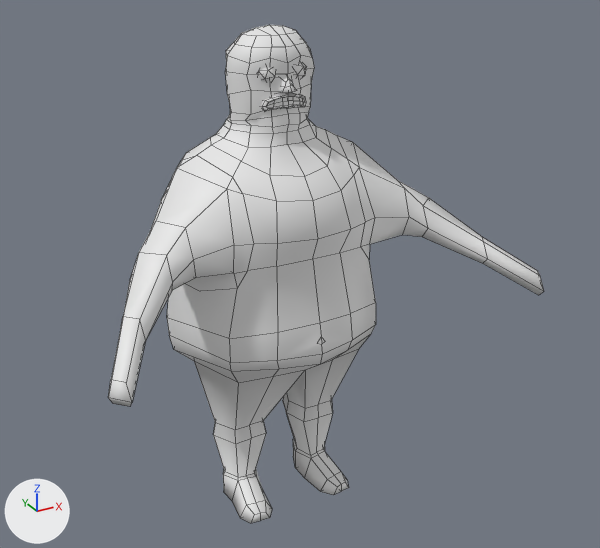
What one commit did to the FBX model Assets/Visuals/Models/Human.fbx.
Camera for both pictures: a 50 mm camera at (-5.2, -10.32, 8.78) aimed at (0.14, -0.6, 3.92). The axes (+X, +Y, +Z) are drawn at lower left. The lights are the same throughout. Mesh edges are drawn as thin lines. Where no turn or scale is listed for an object, it has been applied to the vertices.

Script lines for the objects in view, before the commit:
```python
me_cube_006 = bpy.data.meshes.new('Cube.006')
me_cube_006.from_pydata(...)  # 515 vertices, 524 faces; spans x -3.24..3.24, y -2.55..1.52, z 0.01..7.36
ob_human = bpy.data.objects.new('Human', me_cube_006)
ob_human.location = (0.0, 0.0, 0.0)
```
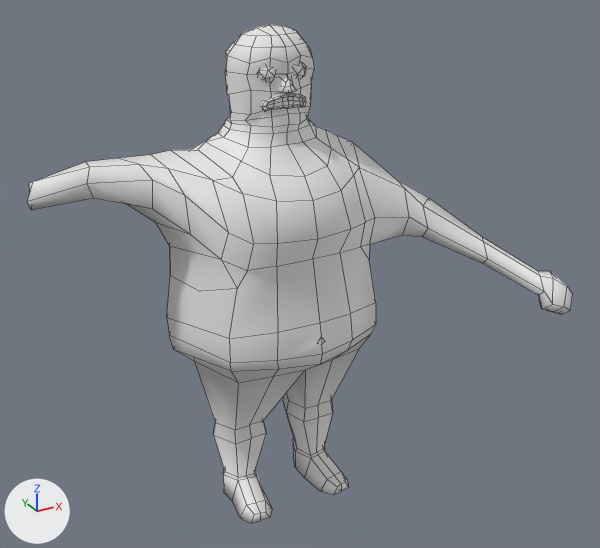
The change, as JSON lines over the scene's bpy script:
```json
{"block": "me_cube_006", "where": "# used by ob_human; location = (0.0, 0.0, 0.0)"}
{"op": "remove", "block": "me_cube_006", "code": "me_cube_006.from_pydata(...)  # 515 vertices, 524 faces; spans x -3.24..3.24, y -2.55..1.52, z 0.01..7.36"}
{"op": "add", "block": "me_cube_006", "code": "me_cube_006.from_pydata(...)  # 533 vertices, 542 faces; spans x -3.42..3.53, y -2.87..1.52, z 0.01..7.36"}
{"block": "me_cube_006", "change": "me_cube_006 part 1"}
{"block": "me_cube_006", "change": "7 vertices are removed from x -3.24..-2.82, y -2.55..-1.51, z 3.67..4.08"}
{"block": "me_cube_006", "change": "10 faces are deleted"}
{"block": "me_cube_006", "change": "29 vertices move from x -2.77..-0.65, y -1.81..1.11, z 3.97..5.9 to x -2.65..-0.62, y -0.91..1.15, z 4.51..5.9"}
{"block": "me_cube_006", "change": "7 vertices are added at x -3.42..-2.58, y 0.0..0.44, z 5.3..5.65"}
{"block": "me_cube_006", "change": "10 new faces join them"}
{"block": "me_cube_006", "change": "me_cube_006 part 2"}
{"block": "me_cube_006", "change": "2 faces are deleted"}
{"block": "me_cube_006", "change": "18 vertices are added at x 3.01..3.53, y -2.87..-2.29, z 3.37..3.99"}
{"block": "me_cube_006", "change": "20 new faces join them"}
```

Changed parts and their boxes (x1, y1, x2, y2) in the pictures (600 x 548 px; the box of a moved part takes in the faces that stretch with it):
```json
{"object": "Human", "change": "reshaped", "before": [108, 25, 544, 523], "after": [27, 25, 573, 523], "on screen": "25% wider"}
{"part": 1, "of": "me_cube_006", "change": "moved or reshaped", "before": [108, 125, 254, 407], "after": [27, 125, 254, 291]}
{"part": 2, "of": "me_cube_006", "change": "built on", "after": [538, 271, 573, 314]}
```
